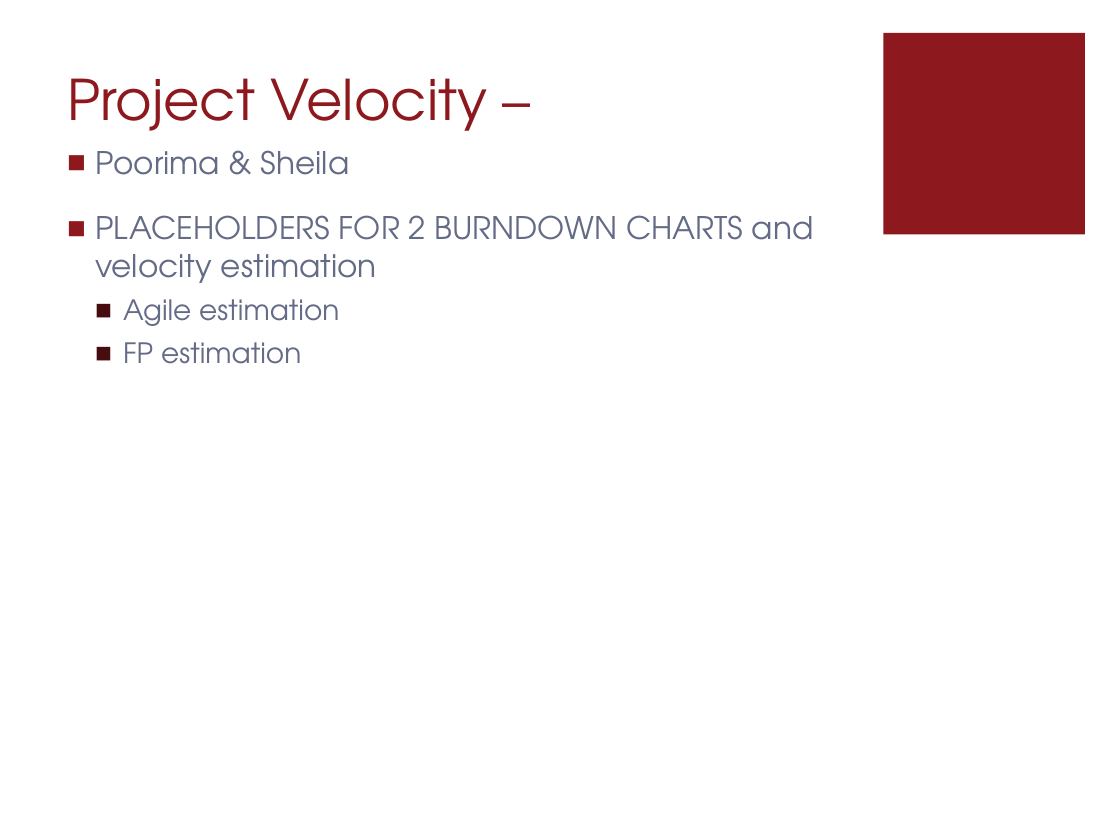
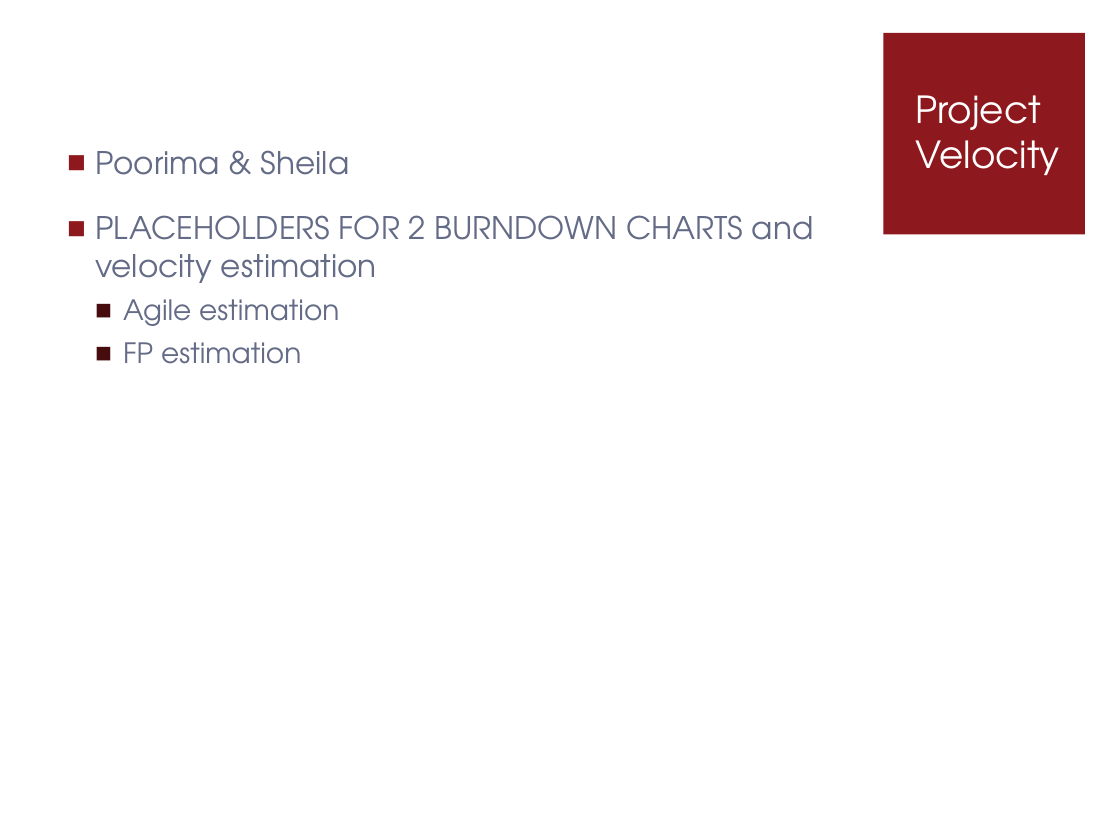
Before and after one commit to pganesan/schedu-elp, a slide deck: slide 9 of docs/Presentation_TeamGamma.pptx (slide 10 before the commit). Drawn at 1120x840 pixels with LibreOffice and Linux fonts; fonts in the diff are those of the drawing. Boxes give left, top, right and bottom in pixels: in the first picture for what was removed or moved away, otherwise in the second. Text is boxed around its words. In the diff, an @@ line names an element or a change of style, - is before the commit and + after.

```diff
--- a/docs/Presentation_TeamGamma.pptx
+++ b/docs/Presentation_TeamGamma.pptx
@@ title at [915, 95, 1059, 175]: text changed; size 36 to 24 pt; text colour #8D181D to #FFFFFF @@
-Project Velocity –
+Project
+Velocity
```
Also in this commit, not shown: 5 other slides changed, 1 slide removed, 2 other files.
